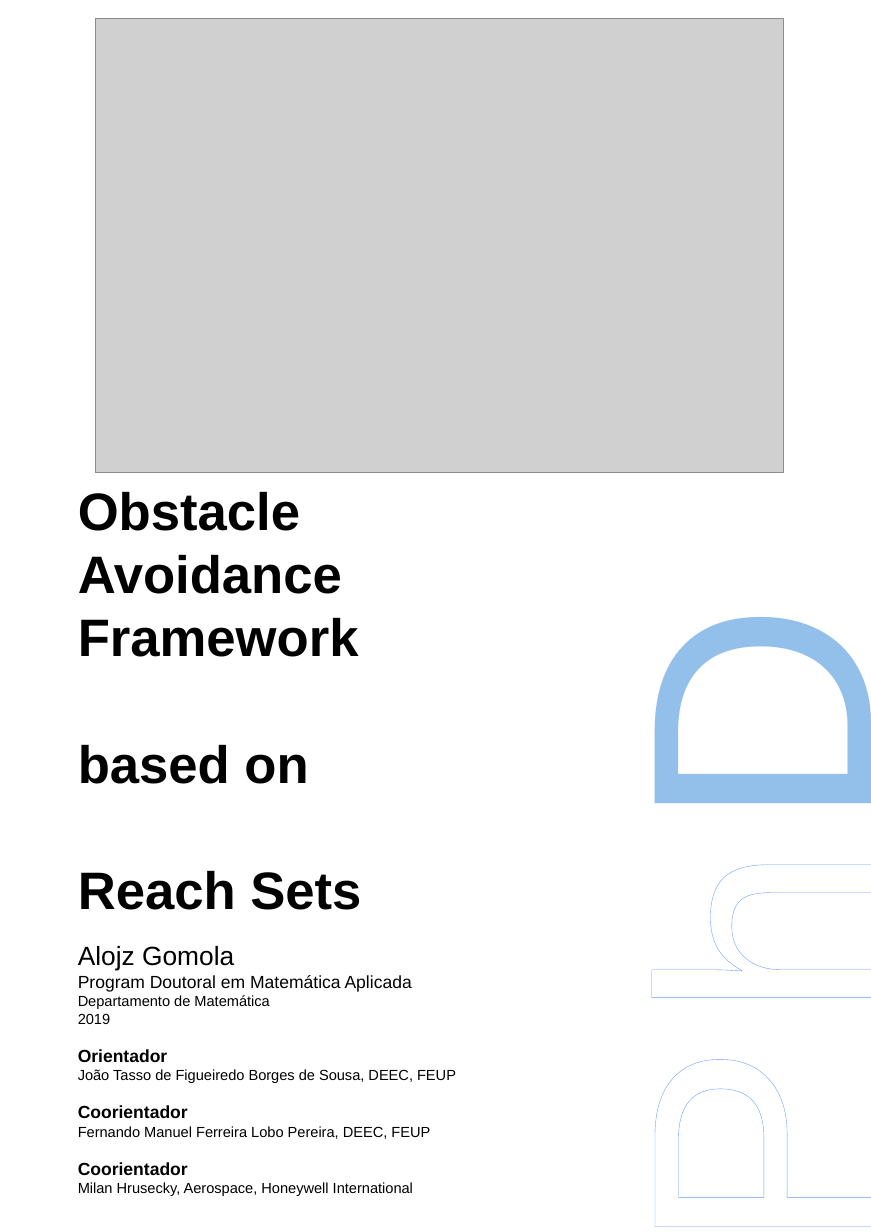
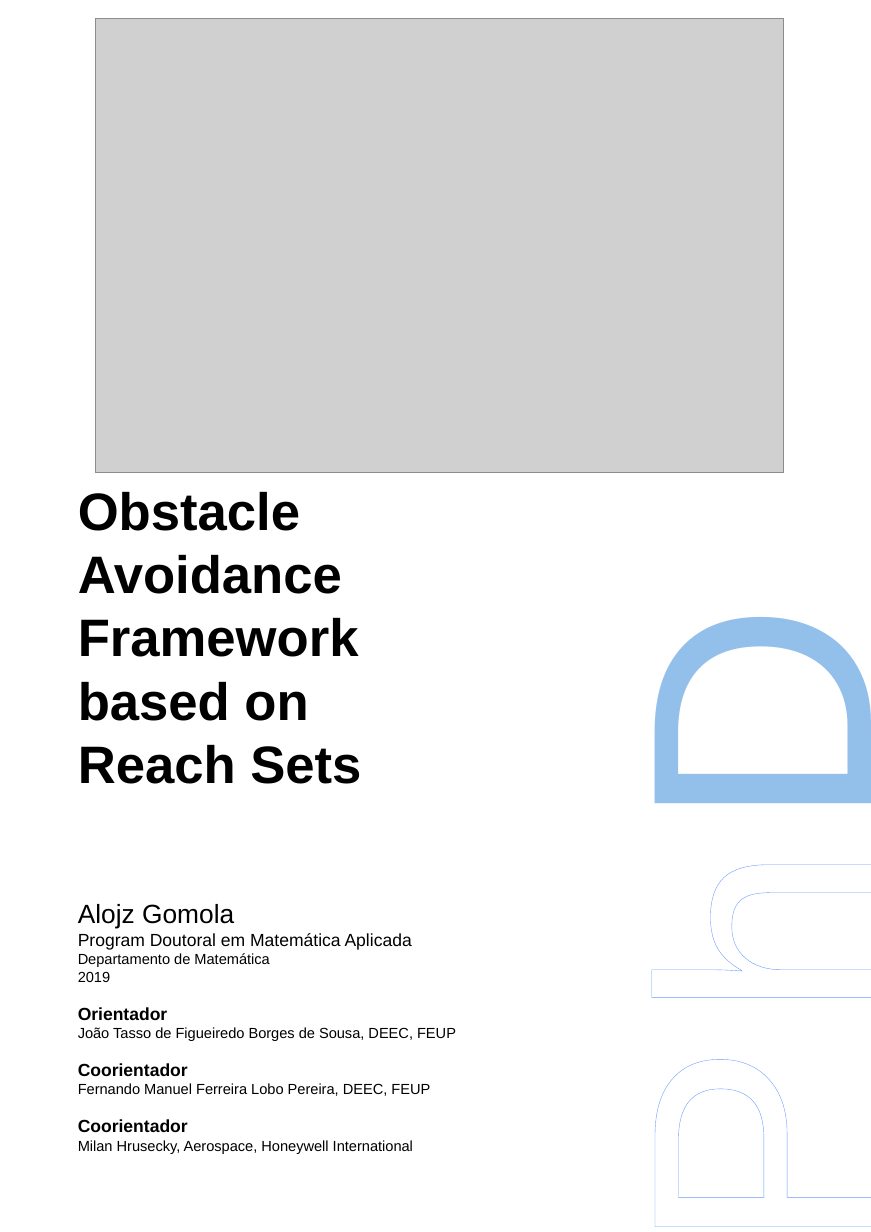
Before and after one commit to logomo/Dissertation-Thessis, a slide deck: slide 1 of CoverCDTitlePage/TitlePage.pptx. Drawn at 871x1232 pixels with LibreOffice and Linux fonts; fonts in the diff are those of the drawing; grey boxes stand for pictures. Boxes give left, top, right and bottom in pixels: in the first picture for what was removed or moved away, otherwise in the second. Text is boxed around its words. In the diff, an @@ line names an element or a change of style, - is before the commit and + after.

```diff
--- a/CoverCDTitlePage/TitlePage.pptx
+++ b/CoverCDTitlePage/TitlePage.pptx
@@ text "Obstacle" rewrapped from box(78, 491, 456, 1196) to box(78, 491, 456, 1154) @@
```
Also in this commit, not shown: 3 other files.
